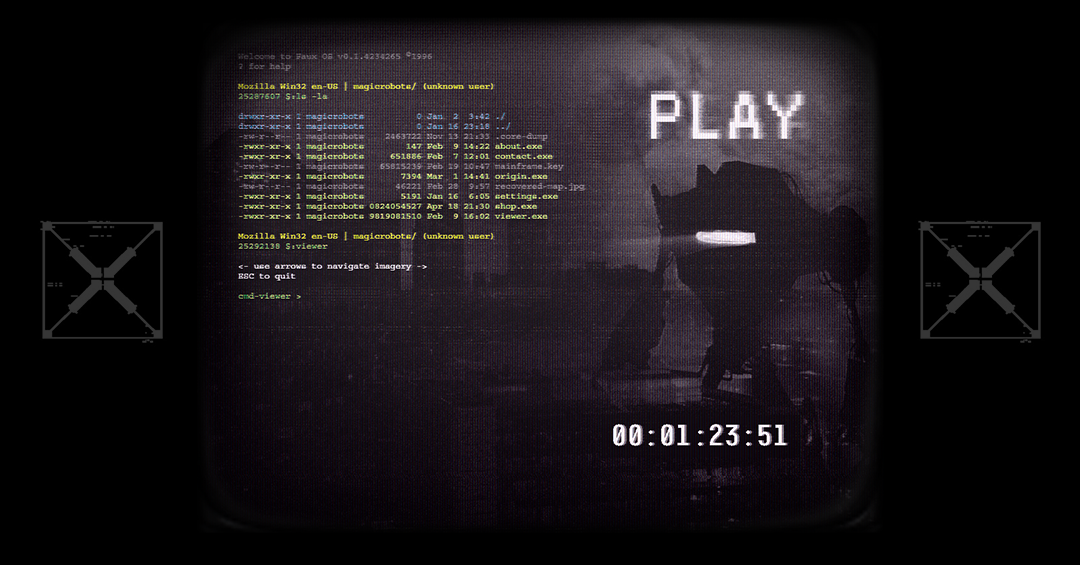
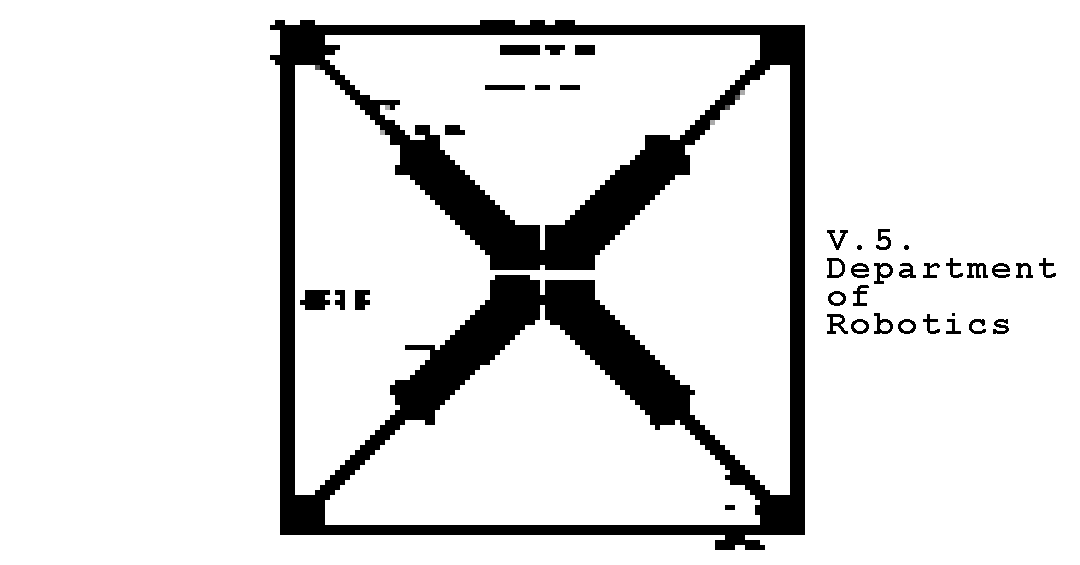
The second 1080×565 image is a revision of the first. Changes to its layers:
added layer "V.5. Department of Robotics" above "Layer 3" over [827, 229, 1056, 334]
added layer "Layer 3" above "dor logos" over [100, 0, 980, 565]
hid group "dor logos" (2 layers) over [1, 181, 1080, 383]
hid "Layer 1" over [0, 0, 1080, 565]
